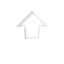
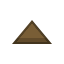
Revision of a layered 64 x 64 image; what changed, layer by layer:
renamed "Shape 1" to "Shape 1 copy", painted on it over [12, 11, 52, 44]
